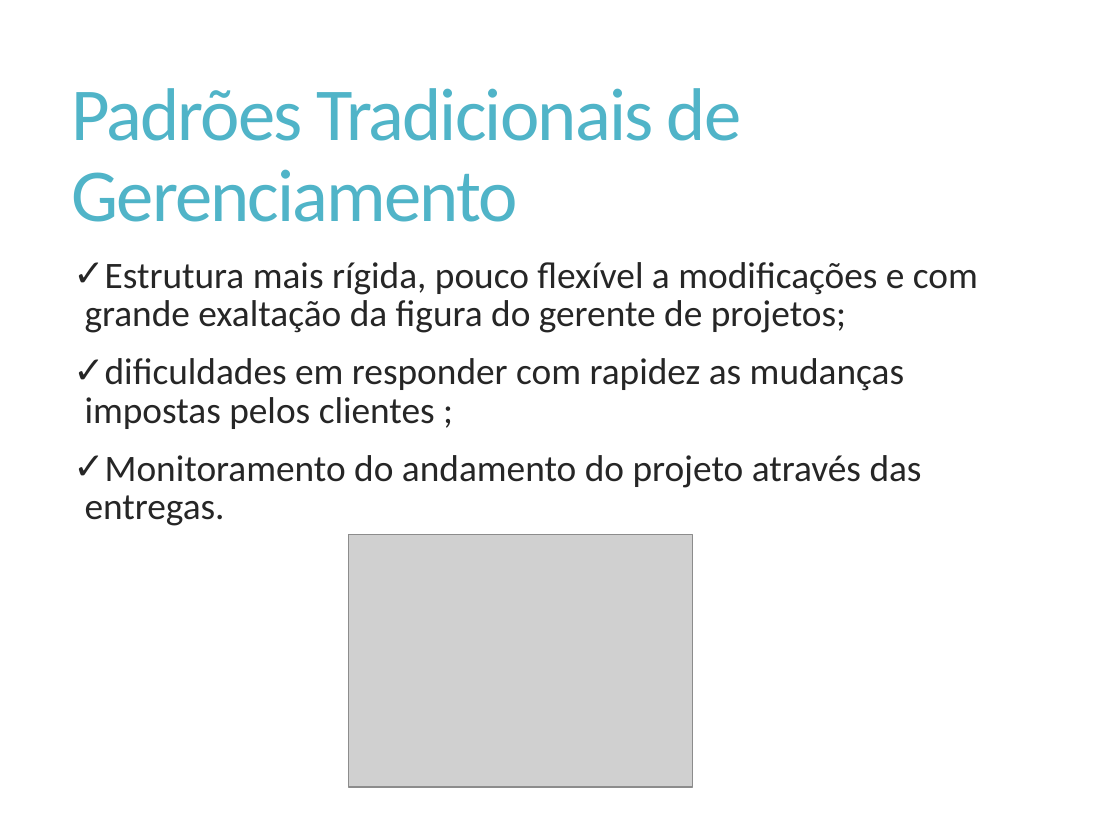
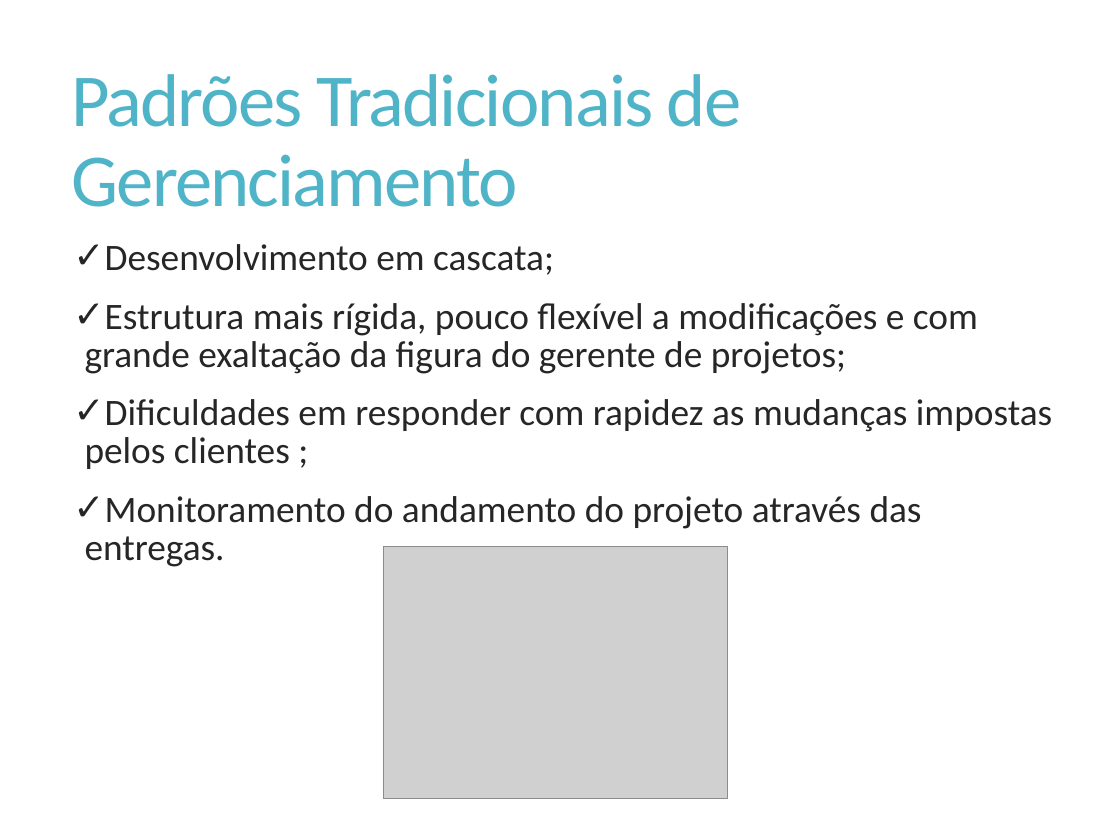
Before and after one commit to Elton-Garbin/TCC-2016, a slide deck: slide 5 of StartIdea/StartIdea.Docs/Apresentacao.pptx (slide 6 before the commit). Drawn at 1120x840 pixels with LibreOffice and Linux fonts; fonts in the diff are those of the drawing; grey boxes stand for pictures. Boxes give left, top, right and bottom in pixels: in the first picture for what was removed or moved away, otherwise in the second. Text is boxed around its words. In the diff, an @@ line names an element or a change of style, - is before the commit and + after.

```diff
--- a/StartIdea/StartIdea.Docs/Apresentacao.pptx
+++ b/StartIdea/StartIdea.Docs/Apresentacao.pptx
@@ title "Padrões Tradicionais de Gerenciamento": place and size @@
-title "Padrões Tradicionais de Gerenciamento" at [72,88,741,222]
+title "Padrões Tradicionais de Gerenciamento" at [72,74,741,207]
@@ text "Desenvolvimento em cascata;": place and size @@
-text "Desenvolvimento em cascata;" at [85,262,978,526]
+text "Desenvolvimento em cascata;" at [85,244,1052,567]
@@ text at [105,244,554,275]: paragraph added @@
+✓ Desenvolvimento em cascata;
@@ text at [85,399,1052,469]: text changed @@
-✓ dificuldades em responder com rapidez as mudanças impostas pelos clientes ;
+✓ Dificuldades em responder com rapidez as mudanças impostas pelos clientes ;
@@ picture: place and size @@
-picture at [348,534,692,786]
+picture at [383,547,727,799]
```
Also in this commit, not shown: 2 other slides changed, 18 slides removed.
